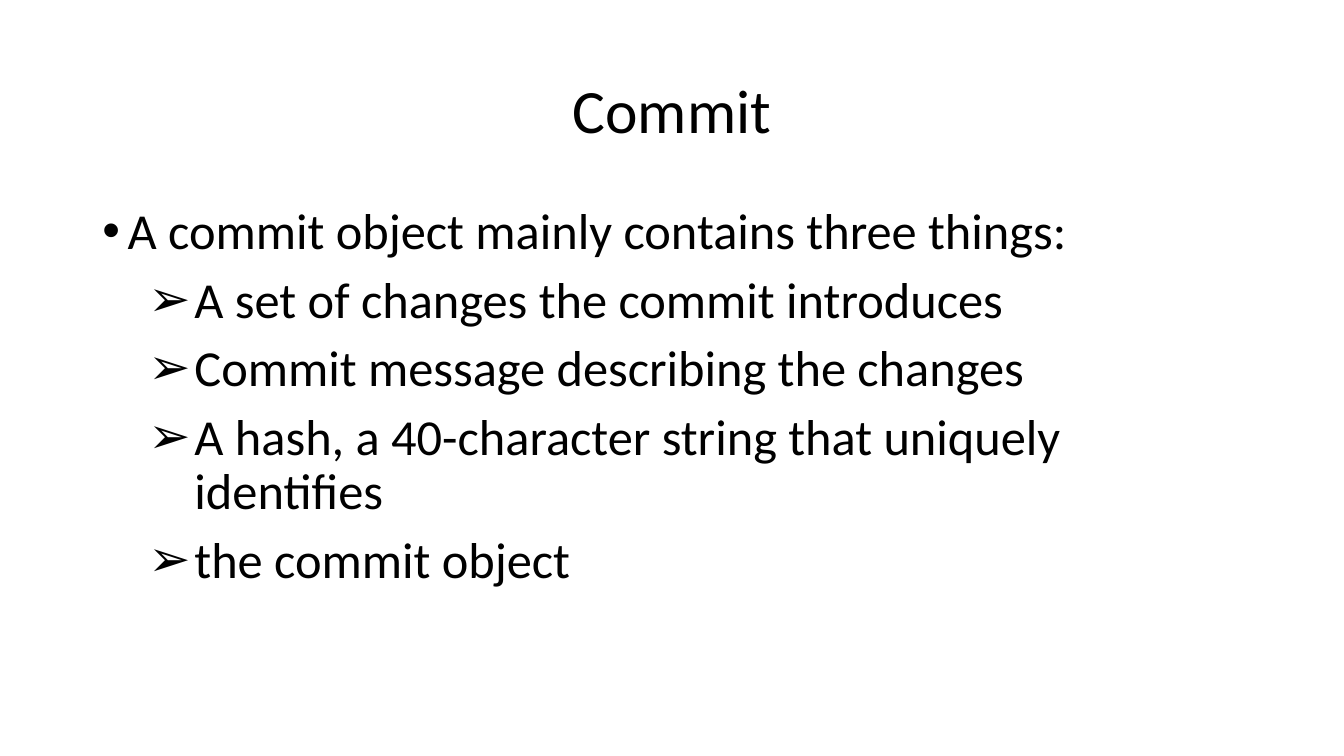
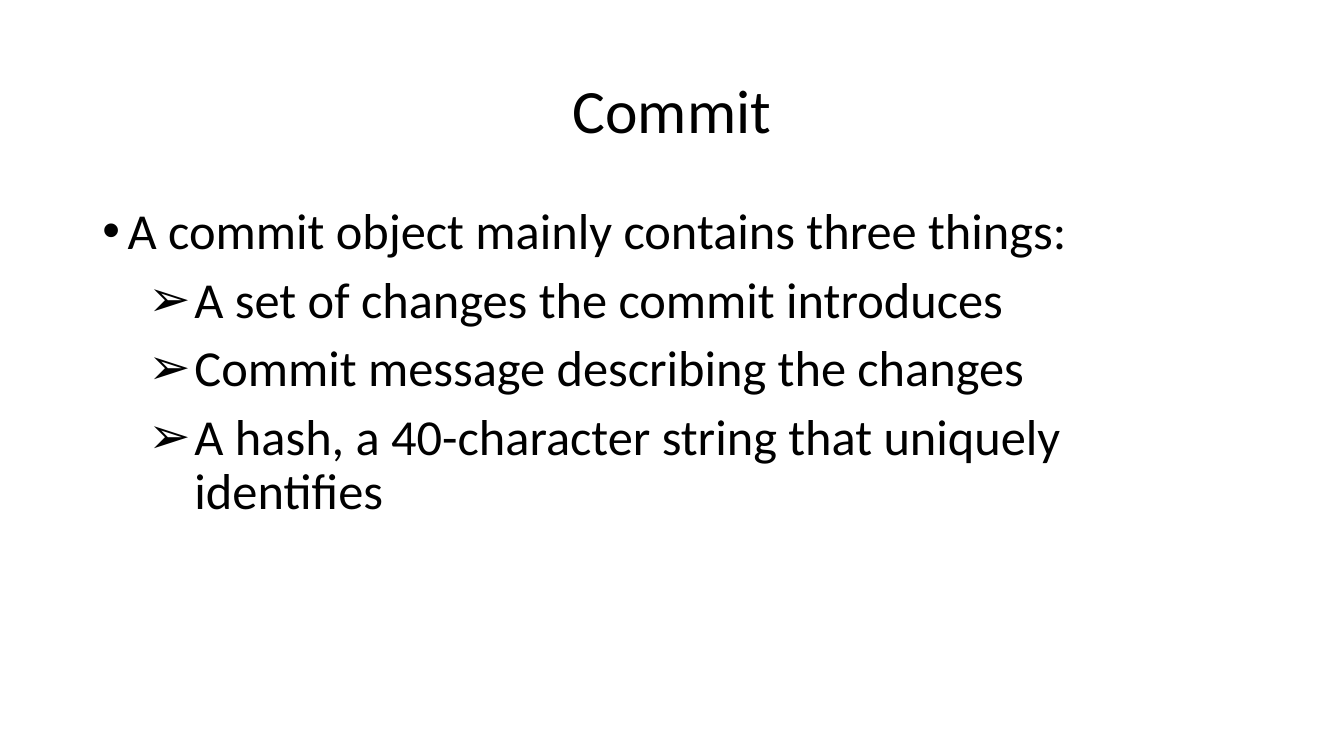
Before and after one commit to ronyelkahfi/github-presentation, a slide deck: slide 15 of introduce GIT.pptx (slide 17 before the commit). Drawn at 1344x756 pixels with LibreOffice and Linux fonts; fonts in the diff are those of the drawing. Boxes give left, top, right and bottom in pixels: in the first picture for what was removed or moved away, otherwise in the second. Text is boxed around its words. In the diff, an @@ line names an element or a change of style, - is before the commit and + after.

```diff
--- a/introduce GIT.pptx
+++ b/introduce GIT.pptx
@@ text at (194,543,570,587): paragraph removed @@
-➢ the commit object
```
Also in this commit, not shown: 12 other slides changed, 10 slides added, 4 slides removed.
